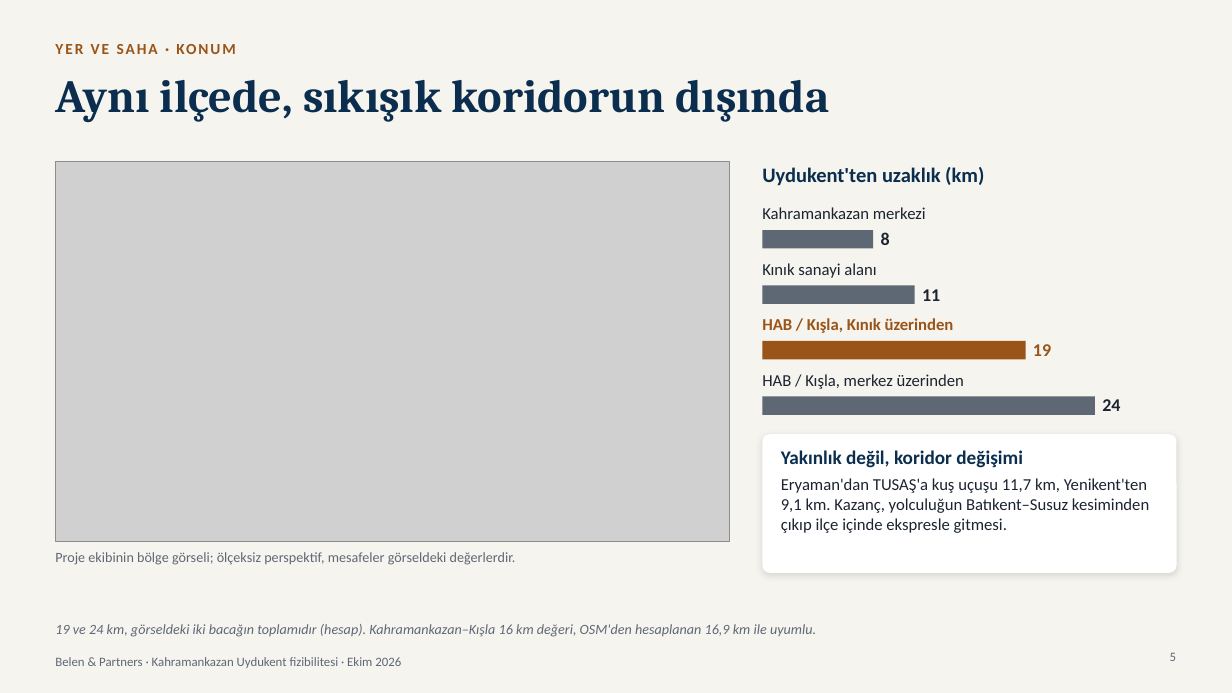
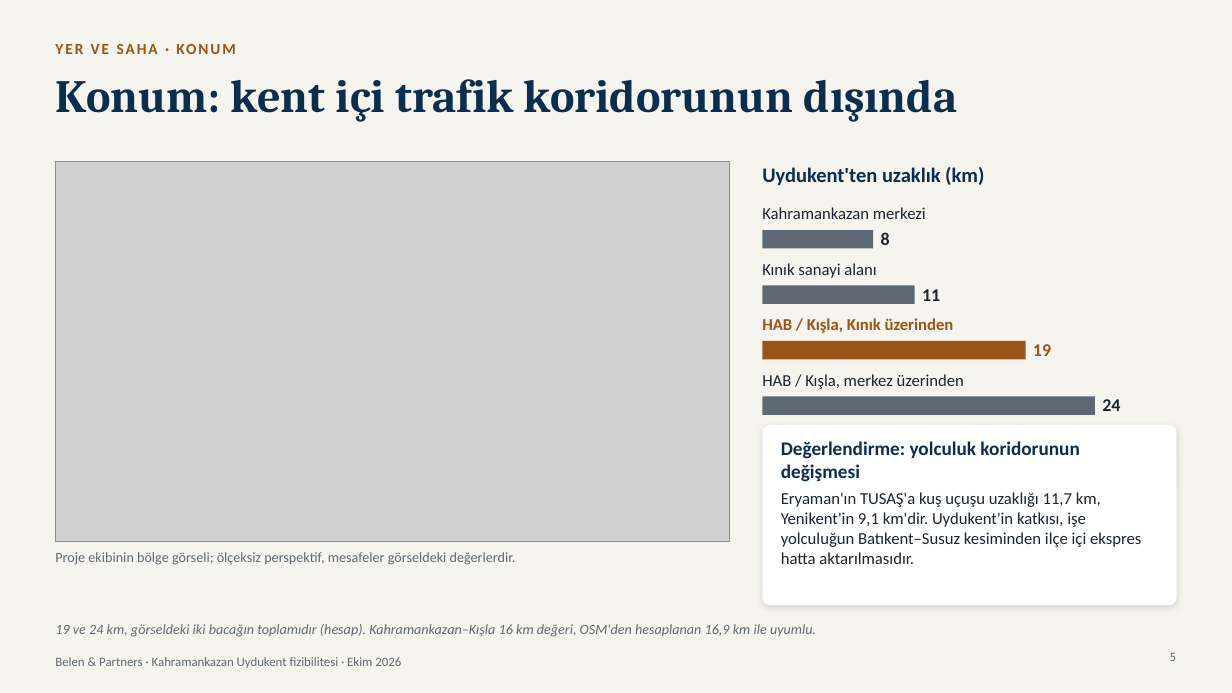
Before and after one commit to modularbelen-del/sunum, a slide deck: slide 5 of reports/Kahramankazan Uydukent sunumu.pptx. Drawn at 1232x693 pixels with LibreOffice and Linux fonts; fonts in the diff are those of the drawing; grey boxes stand for pictures. Boxes give left, top, right and bottom in pixels: in the first picture for what was removed or moved away, otherwise in the second. Text is boxed around its words. In the diff, an @@ line names an element or a change of style, - is before the commit and + after.

```diff
--- a/reports/Kahramankazan Uydukent sunumu.pptx
+++ b/reports/Kahramankazan Uydukent sunumu.pptx
@@ title at bbox=[55, 79, 958, 122]: text changed @@
-Aynı ilçede, sıkışık koridorun dışında
+Konum: kent içi trafik koridorunun dışında
@@ rounded rectangle: place and size @@
-rounded rectangle at bbox=[762, 434, 1177, 573]
+rounded rectangle at bbox=[762, 425, 1177, 605]
@@ rounded rectangle at bbox=[762, 425, 1177, 605]: proportions changed @@
@@ text at bbox=[781, 441, 1141, 564]: text changed @@
-Yakınlık değil, koridor değişimi
-Eryaman'dan TUSAŞ'a kuş uçuşu 11,7 km, Yenikent'ten 9,1 km. Kazanç, yolculuğun Batıkent–Susuz kesiminden çıkıp ilçe içinde ekspresle gitmesi.
+Değerlendirme: yolculuk koridorunun değişmesi
+Eryaman'ın TUSAŞ'a kuş uçuşu uzaklığı 11,7 km, Yenikent'in 9,1 km'dir. Uydukent'in katkısı, işe yolculuğun Batıkent–Susuz kesiminden ilçe içi ekspres hatta aktarılmasıdır.
```
Also in this commit, not shown: 22 other slides changed, 7 slides added, 19 other files.
